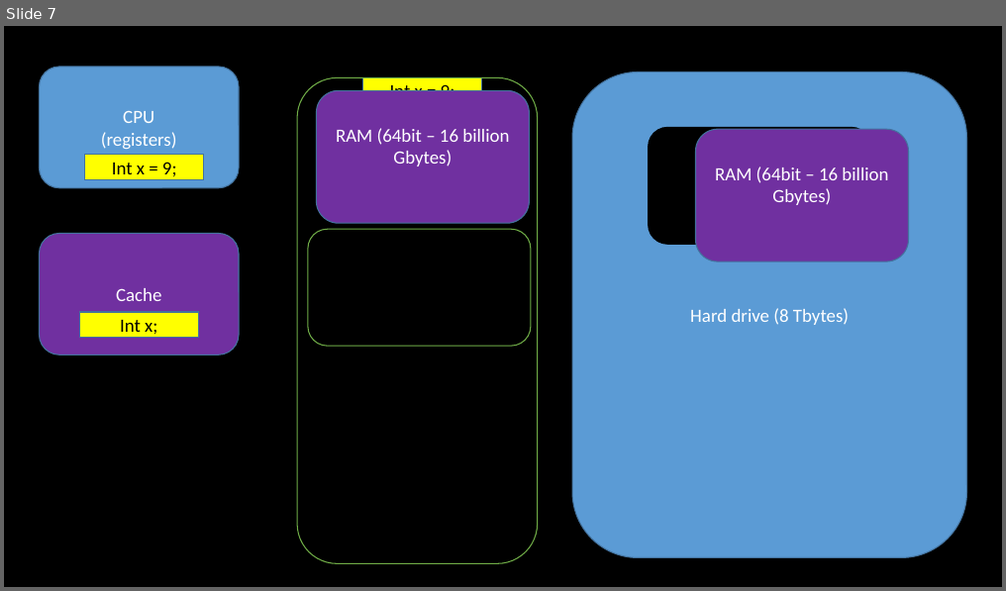
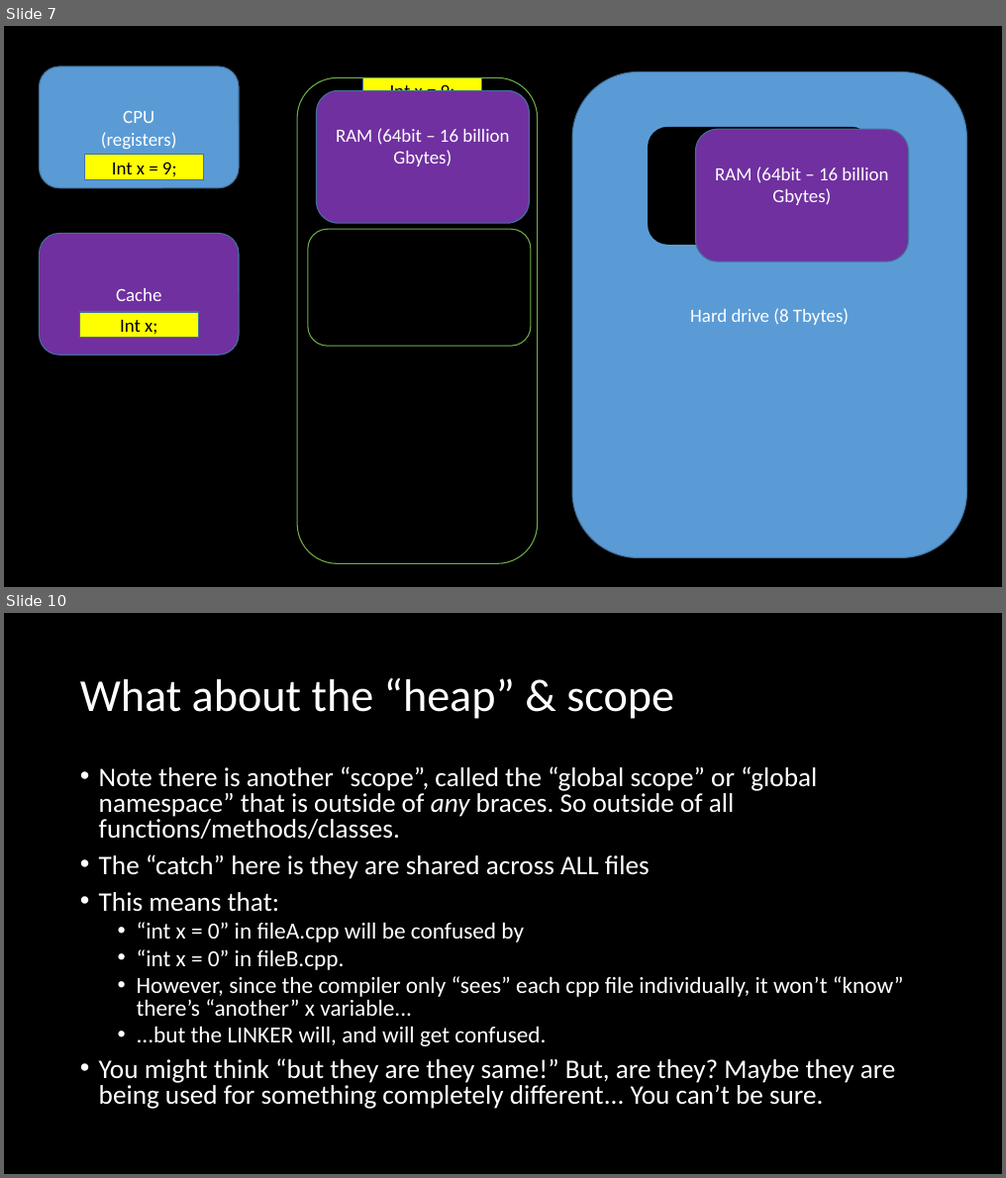
Before and after one commit to Valpz1130/1156_W2021, a slide deck: Day to Day/W05-6 (February 16+18)/W06_Functions_Methods_passing_returning.pptx. Shown one above the other, each under a label of ours: slide 7 before the commit, slides 7 and 10 after it; the slides between them are not shown. The pictures are 1006x591 and 1006x1178 pixels, drawn with LibreOffice and Linux fonts; fonts in the diff are those of the drawing. Boxes give left, top, right and bottom in pixels: in the first picture for what was removed or moved away, otherwise in the second. Text is boxed around its words. In the diff, an @@ line names an element or a change of style, - is before the commit and + after.

Commit message:
Code at the end of Thursday's class

```diff
--- a/Day to Day/W05-6 (February 16+18)/W06_Functions_Methods_passing_returning.pptx
+++ b/Day to Day/W05-6 (February 16+18)/W06_Functions_Methods_passing_returning.pptx
@@ slide 10 added at (4, 613, 1002, 1174), background #000000 @@
@@ title added at (80, 678, 674, 719), 44 pt, text #FFFFFF @@
+What about the “heap” & scope
@@ text added at (99, 766, 904, 1109), 25.9 pt, text #FFFFFF @@
+• Note there is another “scope”, called the “global scope” or “global namespace” that is outside of any braces. So outside of all functions/methods/classes.
+• The “catch” here is they are shared across ALL files
+• This means that:
+  • “int x = 0” in fileA.cpp will be confused by
+  • “int x = 0” in fileB.cpp.
+  • However, since the compiler only “sees” each cpp file individually, it won’t “know” there’s “another” x variable...
+  • ...but the LINKER will, and will get confused.
+• You might think “but they are they same!” But, are they? Maybe they are being used for something completely different... You can’t be sure.
```
Also in this commit, not shown: 21 other slides added, 12 other files.
